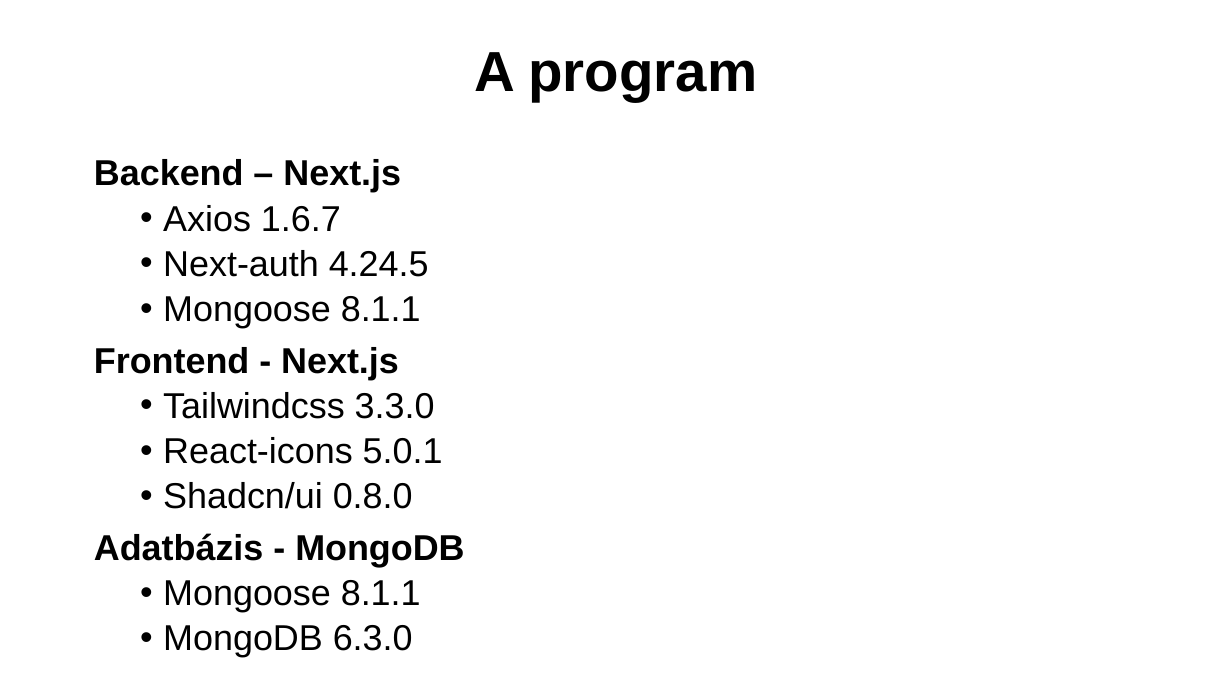
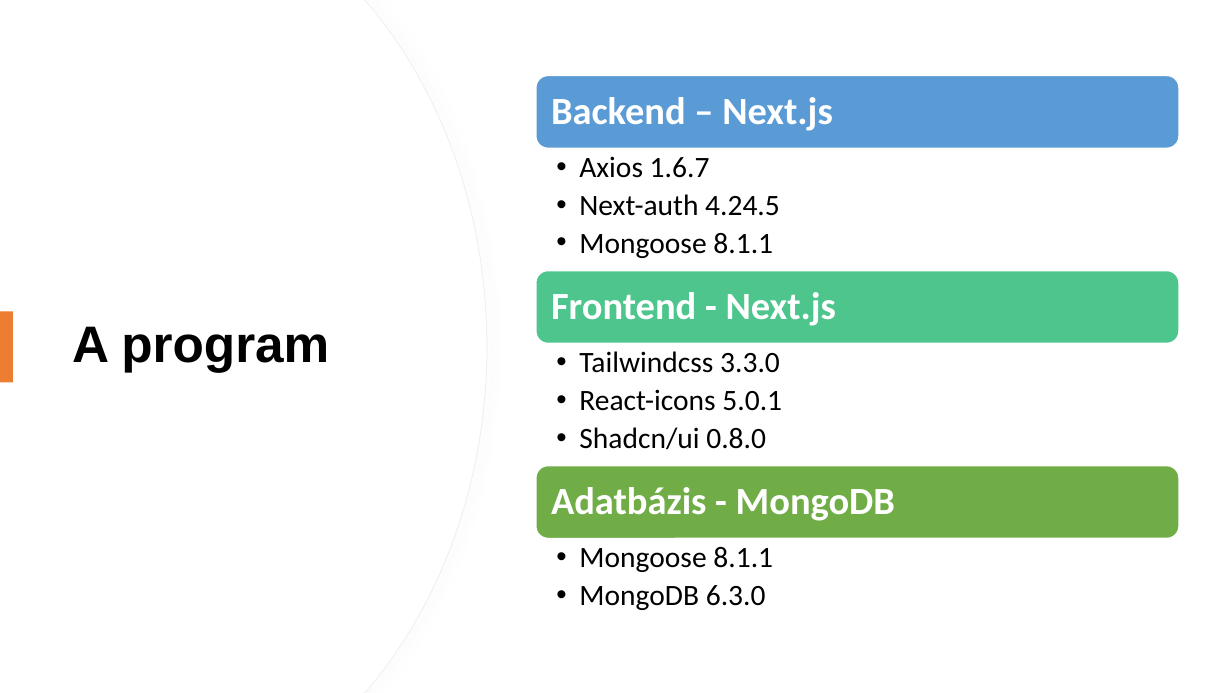
Before and after one commit to SzigetvariMark/pcweb, a slide deck: slide 5 of Bemutato.pptx. Drawn at 1232x693 pixels with LibreOffice and Linux fonts; fonts in the diff are those of the drawing. Boxes give left, top, right and bottom in pixels: in the first picture for what was removed or moved away, otherwise in the second. Text is boxed around its words. In the diff, an @@ line names an element or a change of style, - is before the commit and + after.

```diff
--- a/Bemutato.pptx
+++ b/Bemutato.pptx
@@ freeform shape added at <box>0,0,487,693</box>, fill #FFFFFF, outline #EFEFEF 0.75 pt @@
@@ freeform shape added at <box>0,0,486,693</box>, fill #FFFFFF @@
@@ title "A program": place and size @@
-title "A program" at <box>474,52,757,102</box>
+title "A program" at <box>72,326,329,372</box>
@@ title "A program" at <box>72,326,329,372</box>: size 44 to 40 pt; alignment centre to left @@
@@ text removed at <box>94,159,464,657</box> @@
-Backend – Next.js
-  • Axios 1.6.7
-  • Next-auth 4.24.5
-  • Mongoose 8.1.1
-Frontend - Next.js
-  • Tailwindcss 3.3.0
-  • React-icons 5.0.1
-  • Shadcn/ui 0.8.0
-Adatbázis - MongoDB
-  • Mongoose 8.1.1
-  • MongoDB 6.3.0
@@ rectangle added at <box>0,311,13,383</box>, fill #ED7D31 @@
@@ group added at <box>536,76,1179,610</box>: 6 texts, 3 rounded rectangles @@
+Backend – Next.js
+  • Axios 1.6.7
+  • Next-auth 4.24.5
+  • Mongoose 8.1.1
+Frontend - Next.js
+  • Tailwindcss 3.3.0
+  • React-icons 5.0.1
+  • Shadcn/ui 0.8.0
+Adatbázis - MongoDB
+  • Mongoose 8.1.1
+  • MongoDB 6.3.0
```
Also in this commit, not shown: 3 other slides changed, 1 slide added, 1 slide removed.
